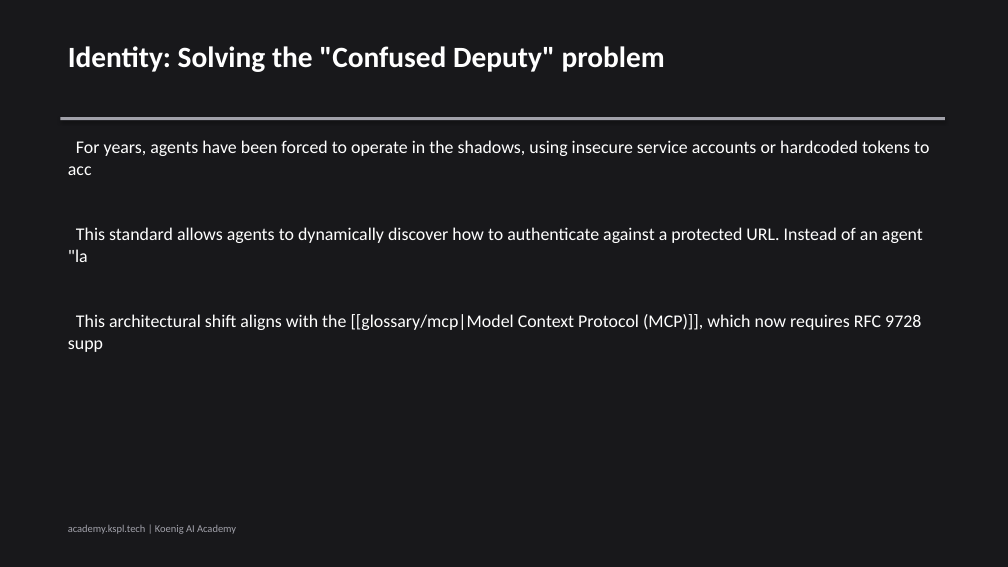
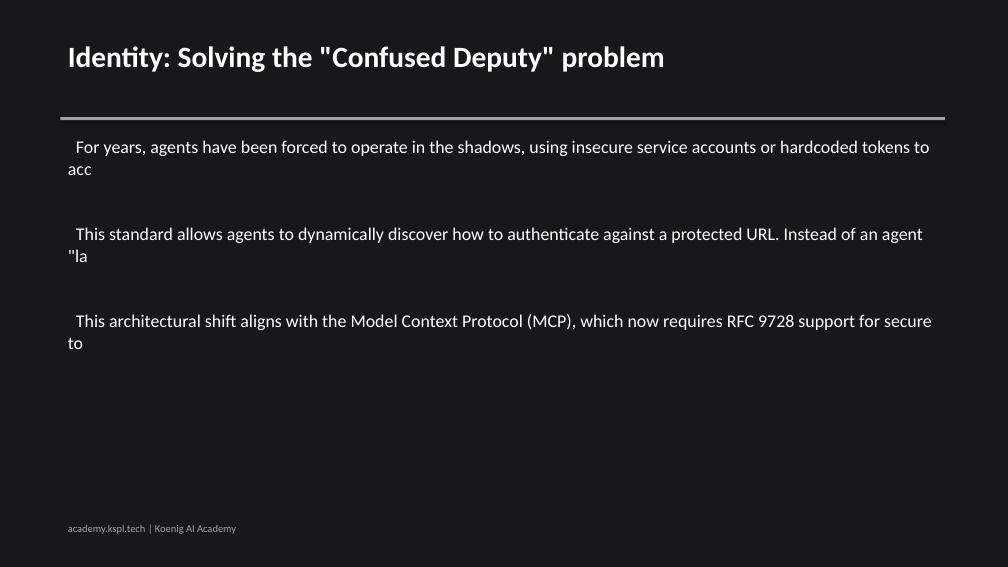
Before and after one commit to Koenig-Solutions-Private-Limited/koenig-ai-org, a slide deck: slide 3 of vault/blogs/cloudflare-agents-week-2026-explained/slides.pptx. Drawn at 1008x567 pixels with LibreOffice and Linux fonts; fonts in the diff are those of the drawing. Boxes give left, top, right and bottom in pixels: in the first picture for what was removed or moved away, otherwise in the second. Text is boxed around its words. In the diff, an @@ line names an element or a change of style, - is before the commit and + after.

```diff
--- a/vault/blogs/cloudflare-agents-week-2026-explained/slides.pptx
+++ b/vault/blogs/cloudflare-agents-week-2026-explained/slides.pptx
@@ text at (68, 314, 932, 349): text changed @@
-This architectural shift aligns with the [[glossary/mcp|Model Context Protocol (MCP)]], which now requires RFC 9728 supp
+This architectural shift aligns with the Model Context Protocol (MCP), which now requires RFC 9728 support for secure to
```
Also in this commit, not shown: 1 other file.
